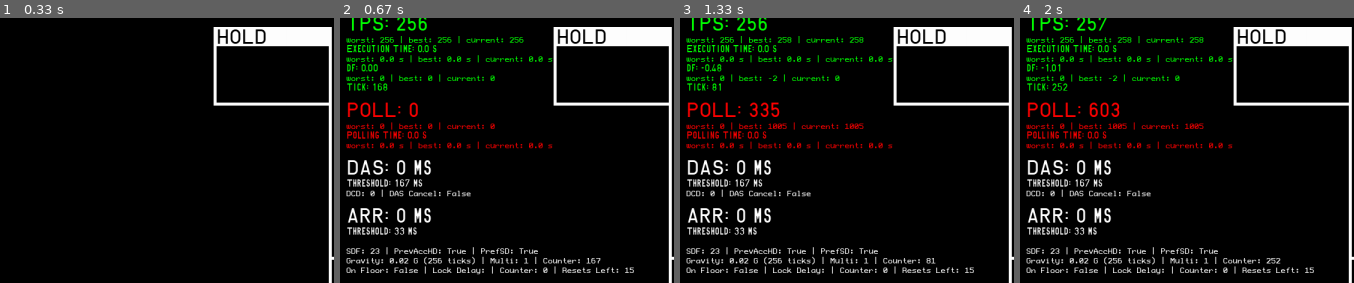
Above: before the commit, frames 1-4 (left to right).
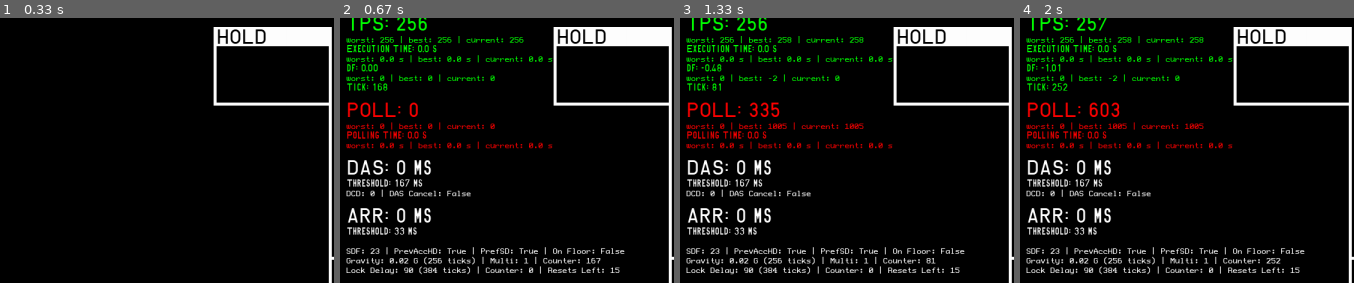
Above: after the commit, the same moments.

Repository: Ma1achy/TETR.PY
Game: pygame game, started from main.py
Two runs of this game, one before a commit and one after it. Both use one fixed random seed, a clock stepped at 60 frames per second and the inputs below.
Inputs:
- Up to frame 1 (0.33 s): no input
- Up to frame 2 (0.67 s): tap F3 at 0.33 s
- Up to frame 3 (1.33 s): tap Space at 0.67 s; tap Enter at 1 s
- Up to frame 4 (2 s): no input
The pictures show only the part of the screen within x 0-50%, y 12-62%; the shares and areas given below are measured in that part.

Frame 1 is identical in both runs. In frame 2, 1.4% of the frame differs, in the area x 1-89%, y 86-97%; in frame 3, 1.4%; in frame 4, 1.4%.

Commit message:
lock delay and locking

Diff:
--- a/instance/four.py
+++ b/instance/four.py
@@ -46,6 +46,8 @@
         self.danger = False
         self.game_over = False
 
+        self.lock_delay = 90
+        self.lock_delay_in_ticks = 0
         self.lock_delay_counter = 0
         self.max_moves_before_lock = 0
         self.can_hold = True
@@ -133,7 +135,6 @@
         """
 
         if self.current_tetromino is not None:
-            self.current_tetromino.increment_lock_delay_counter()
             self.matrix.piece = self.matrix.empty_matrix()
             self.matrix.insert_blocks(self.current_tetromino.blocks, self.current_tetromino.position, self.matrix.piece)
             self.current_tetromino.ghost()
@@ -141,6 +142,8 @@
             self.on_floor = self.current_tetromino.is_on_floor()
             self.lock_delay_counter = self.current_tetromino.lock_delay_counter
             self.max_moves_before_lock = self.current_tetromino.max_moves_before_lock
+            self.current_tetromino.increment_lock_delay_counter()
+            self.__auto_lock()
 
     def __get_next_piece(self, hold:bool):
         """
@@ -203,9 +206,7 @@
         Hard drop the current tetromino
         """
         self.__move_to_floor()
-        self.matrix.insert_blocks(self.current_tetromino.blocks, self.current_tetromino.position, self.matrix.matrix)
-        self.matrix.piece = self.matrix.empty_matrix()
-        self.current_tetromino = None
+        self.__lock()
 
     def __hold(self):
         """
@@ -213,6 +214,15 @@
         """
         if self.can_hold:
             self.__get_next_piece(hold = True)
+
+    def __lock(self):
+        """
+        Lock the current tetromino
+        """
+        if self.current_tetromino is not None:
+            self.matrix.insert_blocks(self.current_tetromino.blocks, self.current_tetromino.position, self.matrix.matrix)
+            self.matrix.piece = self.matrix.empty_matrix()
+            self.current_tetromino = None
 
     def __perform_actions(self):
 
@@ -341,6 +351,21 @@
             if Action.SOFT_DROP not in ac.values():
                 self.gravity_counter = 0
                 break
+
+    def __auto_lock(self):
+        """
+        Automatically lock the current tetromino
+        """
+        # convert from frames in 1/60th of a second to ticks 1/self.config.TPS of a second
+        self.lock_delay_in_ticks = self.lock_delay/60 * self.config.TPS
+
+        if self.current_tetromino is None:
+            return
+
+        if self.current_tetromino.is_on_floor() and self.current_tetromino.lock_delay_counter >= self.lock_delay_in_ticks:
+            self.__lock()
+        elif not self.current_tetromino.is_on_floor(): # reset the lock delay counter if the piece is not on the floor
+            self.current_tetromino.lock_delay_counter = 0
 class Queue():
     def __init__(self, rng, length = 5):
         """
@@ -451,3 +476,5 @@
 
         self.lock_delay_counter = four_instance.lock_delay_counter
         self.max_moves_before_lock = four_instance.max_moves_before_lock
+        self.lock_delay = four_instance.lock_delay
+        self.lock_delay_in_ticks = four_instance.lock_delay_in_ticks
--- a/instance/tetromino.py
+++ b/instance/tetromino.py
@@ -315,12 +315,10 @@
         """
         Attempt to move the piece downwards
         """
-        desired_position = self.position + Vec2(0, 1)
-
-        if self.collision(self.blocks, desired_position):
-            self.on_floor = True
+        if self.collision(self.blocks, self.position + Vec2(0, 1)):
+            return
         else:
-            self.position = desired_position
+            self.position = self.position + Vec2(0, 1)
 
     def is_on_floor(self):
         """
--- a/main.py
+++ b/main.py
@@ -4,6 +4,7 @@
 
 #TODO:
 # === Handling ===
+# lock delay and locking half implemented (need to double check)
 
 # - Implement Prefer Soft Drop Over Movement: At very high speeds, the soft drop action will be prioritized over movement
 
--- a/render/render.py
+++ b/render/render.py
@@ -62,6 +62,8 @@
         self.soft_drop_factor = four.soft_drop_factor
         self.lock_delay_counter = four.lock_delay_counter
         self.max_moves_before_lock = four.max_moves_before_lock
+        self.lock_delay = four.lock_delay
+        self.lock_delay_in_ticks = four.lock_delay_in_ticks
 
         self.four_surface.fill((0, 0, 0))
         self.window.fill((0, 0, 0))
@@ -447,11 +449,11 @@
 
         debug_surfaces.append((self.hun2_small.render(f'Threshold: {debug_dict["ARR"]} ms', True, arr_colour), (self.config.GRID_SIZE // 2, self.config.GRID_SIZE * 14.5)))
 
-        debug_surfaces.append((self.pfw_small.render(f'SDF: {debug_dict["SDF"]} | PrevAccHD: {debug_dict["PREVHD"]} | PrefSD: {debug_dict["PREFSD"]}', True, (255, 255, 255)), (self.config.GRID_SIZE // 2, self.config.GRID_SIZE * 15.5)))
+        debug_surfaces.append((self.pfw_small.render(f'SDF: {debug_dict["SDF"]} | PrevAccHD: {debug_dict["PREVHD"]} | PrefSD: {debug_dict["PREFSD"]} | On Floor: {self.on_floor}', True, (255, 255, 255)), (self.config.GRID_SIZE // 2, self.config.GRID_SIZE * 15.5)))
 
         debug_surfaces.append((self.pfw_small.render(f'Gravity: {self.gravity:.2f} G ({int(self.G_units_in_ticks)} ticks) | Multi: {self.soft_drop_factor} | Counter: {self.gravity_counter}', True, (255, 255, 255)), (self.config.GRID_SIZE // 2, self.config.GRID_SIZE * 16)))
 
-        debug_surfaces.append((self.pfw_small.render(f'On Floor: {self.on_floor} | Lock Delay: | Counter: {self.lock_delay_counter} | Resets Left: {self.max_moves_before_lock}', True, (255, 255, 255)), (self.config.GRID_SIZE // 2, self.config.GRID_SIZE * 16.5)))
+        debug_surfaces.append((self.pfw_small.render(f'Lock Delay: {self.lock_delay} ({int(self.lock_delay_in_ticks)} ticks) | Counter: {self.lock_delay_counter} | Resets Left: {self.max_moves_before_lock}', True, (255, 255, 255)), (self.config.GRID_SIZE // 2, self.config.GRID_SIZE * 16.5)))
 
         for surface, coords in debug_surfaces:
             self.window.blit(surface, coords)
